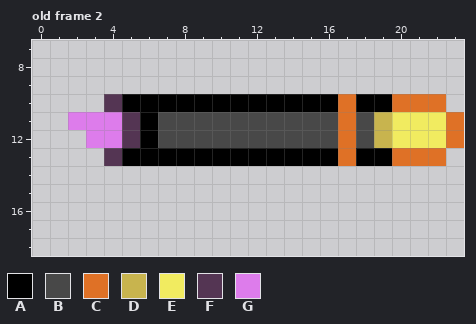
Pixel-art file: assets/aseprite/missile.aseprite. Above, as it was before the edit.
24x24 pixels, 13 frames. Shown: old frame 2: x 0..23, y 7..18. The commit also changed other frames, which this record leaves out.
Palette (. is transparent): A #000000  B #484848  C #df7126  D #c8b44e  E #f1eb60  F #543553  G #dd7ceb
Pixels before, old frame 2, first column x 2:
10 ..FAAAAAAAAAAAACAACCC.
11 GGGFABBBBBBBBBBCBDEEEC
12 .GGFABBBBBBBBBBCBDEEEC
13 ..FAAAAAAAAAAAACAACCC.
The result:
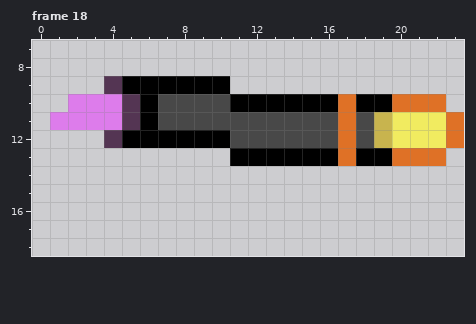
A new or re-ordered frame is compared with the old frame closest to it.
Difference:
frames 13 -> 22
Changed rows in their new state; - is an unchanged pixel.
Frame 18 is new; against old frame 2:
first column x 1:
 9 ---FAAAAAA
10 -GGGF-BBBB
11 G---------
12 --.FA-AAAA
13 ---.......
